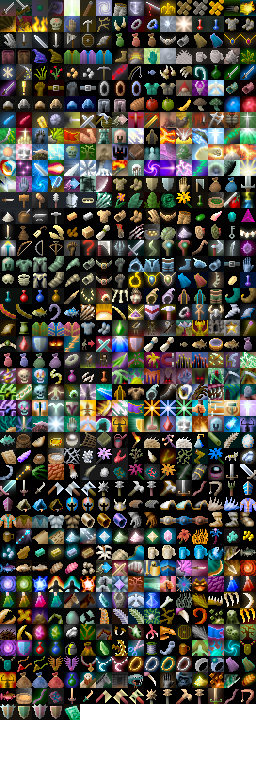
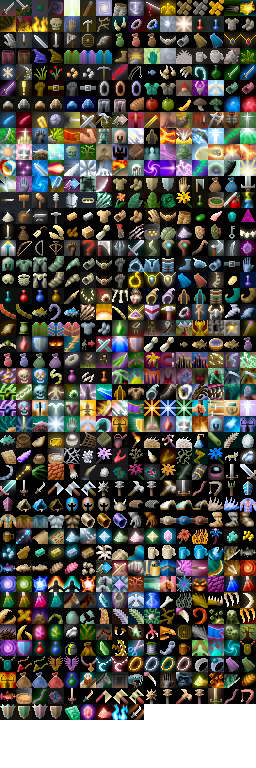
Layers edited between the first and the second 256×768 image:
painted on "Background" over <box>80,704,141,720</box>
painted on "shade" over <box>80,704,144,720</box>
